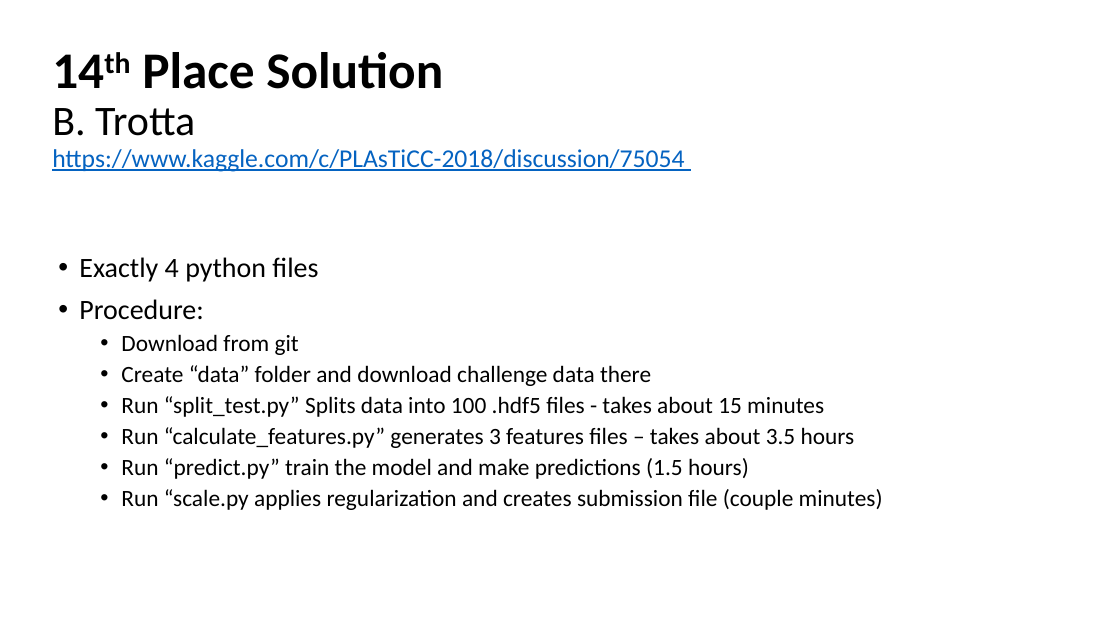
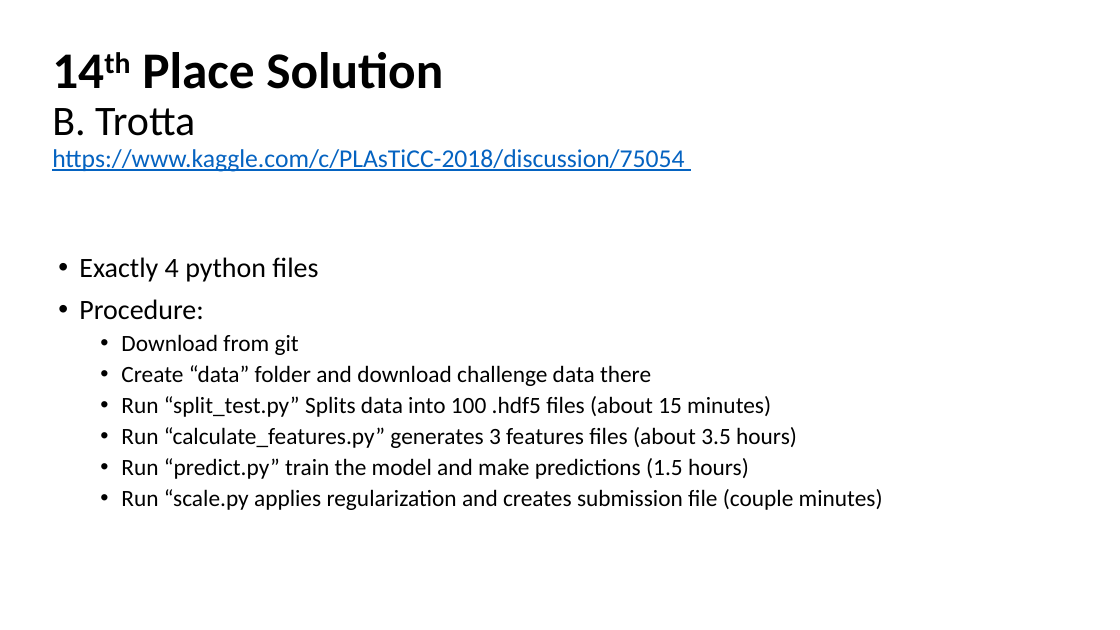
Before and after one commit to cwinsor/kaggle_plasticc, a slide deck: slide 23 of Kaggle_PLAsTiCC_and_B_Trotta_code_walk.pptx. Drawn at 1120x630 pixels with LibreOffice and Linux fonts; fonts in the diff are those of the drawing. Boxes give left, top, right and bottom in pixels: in the first picture for what was removed or moved away, otherwise in the second. Text is boxed around its words. In the diff, an @@ line names an element or a change of style, - is before the commit and + after.

```diff
--- a/Kaggle_PLAsTiCC_and_B_Trotta_code_walk.pptx
+++ b/Kaggle_PLAsTiCC_and_B_Trotta_code_walk.pptx
@@ text at [121, 396, 797, 448]: text changed @@
-  • Run “split_test.py” Splits data into 100 .hdf5 files - takes about 15 minutes
-  • Run “calculate_features.py” generates 3 features files – takes about 3.5 hours
+  • Run “split_test.py” Splits data into 100 .hdf5 files (about 15 minutes)
+  • Run “calculate_features.py” generates 3 features files (about 3.5 hours)
```
Also in this commit, not shown: 6 other slides changed, 6 slides added, 1 slide removed, 8 other files.
